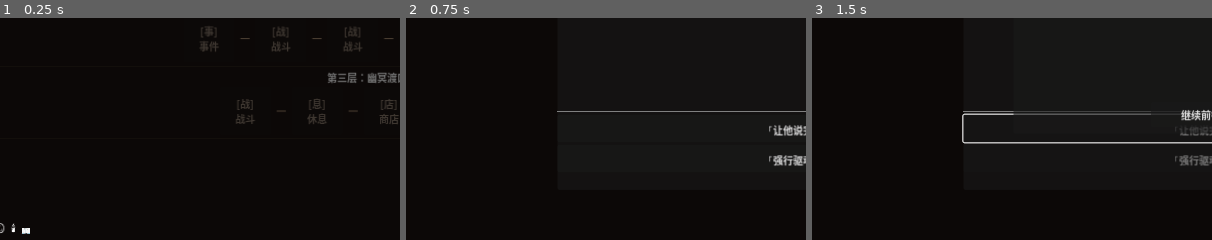
Above: before the commit, frames 1-3 (left to right).
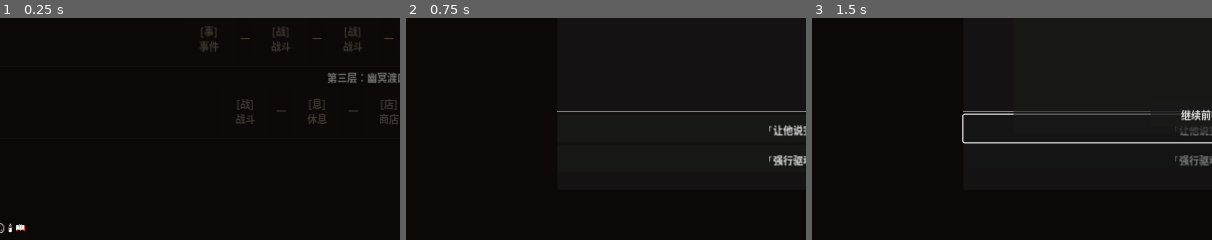
Above: after the commit, the same moments.

Repository: qianhua76123-pixel/soul-ferry
Game: Godot game, scene res://scenes/MapScene.tscn
The game is run twice, just before and just after one commit, with the same random seed, the same clock (stepped at 60 frames per second) and the same inputs.
Inputs:
- Up to frame 1 (0.25 s): no input
- Up to frame 2 (0.75 s): click "[事] 事件" at 0.5 s
- Up to frame 3 (1.5 s): click "「让他说完。」" at 1.25 s
The pictures show only the part of the screen within x 1-51%, y 50-100%; the shares and areas given below are measured in that part.

The runs differ from the first frame. In frame 1, 0.2% of the frame differs, in the area x 2-8%, y 92-98%; in frame 2, nothing differs; in frame 3, nothing differs.

Commit message:
feat: Task 1.1 RelicManager — 遗物运行时系统完整实现
新增：
- RelicManager.gd（第5个 Autoload 单例）
  - 10个遗物全部实现运行时效果
  - 铜镜碎片：战斗开始感知敌人情绪
  - 烧骨片：镇压后+2护盾（通过信号通知 BattleScene）
  - 清明牌：回合开始定=0时自动+1
  - 五情结：五情全>0时额外+1费用
  - 阴阳笔：打定牌后随机其他情绪+1（上限3）
  - 魂魄炉：回合开始随机降低一张手牌费用1
  - 思乡片：悲≥3自动回血5（每回合一次）
  - 渡魂册：渡化成功+3最大HP（触发动画信号）
  - 问路香：每战一次预览意图
  - 年画眼：一局一次事件预览
  - relic_triggered 信号 → BattleScene 浮现金色提示

接入：
- project.godot 注册 RelicManager autoload（第5个）
- BattleScene: 接入 on_battle_start/on_turn_start/on_victory_zhenya
- BattleScene: 新增 _show_relic_popup() 浮现提示动画
- MapScene: 遗物栏显示完整10个图标+tooltip
- GameState.new_run(): 清空 RelicManager 状态

代码规范：
- 统一 emit_signal() → signal.emit() 写法

Diff:
--- a/project.godot
+++ b/project.godot
@@ -21,6 +21,7 @@
 CardDatabase="*res://scripts/autoload/CardDatabase.gd"
 DeckManager="*res://scripts/autoload/DeckManager.gd"
 GameState="*res://scripts/autoload/GameState.gd"
+RelicManager="*res://scripts/autoload/RelicManager.gd"
 
 [display]
 
--- a/scripts/autoload/GameState.gd
+++ b/scripts/autoload/GameState.gd
@@ -33,7 +33,13 @@
 	visited_nodes = []; relics = []; choice_history = []
 	du_hua_count = 0; zhen_ya_count = 0; route_tendency = ""
 	if has_meta("pending_enemy_id"): remove_meta("pending_enemy_id")
+	if has_meta("map_data"): remove_meta("map_data")
 	EmotionManager.reset_all()
+	# 清空 RelicManager（RelicManager 监听 relic_added 信号，new_run 后重新 add）
+	if Engine.has_singleton("RelicManager"):
+		RelicManager.active_relics = []
+		RelicManager.nianhua_used_this_run = false
+		RelicManager._wuqing_bonus_active = false
 	add_relic("tong_jing_sui")
 	add_relic("wenlu_xiang")
 	add_relic("duhun_ce")
--- /dev/null
+++ b/scripts/autoload/RelicManager.gd
@@ -0,0 +1,211 @@
+extends Node
+
+## RelicManager.gd - 遗物运行时系统（第5个 Autoload 单例）
+## 注意：不要加 class_name，否则与 autoload 同名冲突
+
+signal relic_triggered(relic_id: String, effect_desc: String)
+
+# ── 当前持有的遗物数据（从 relics.json 加载的完整 Dict）
+var active_relics: Array = []
+
+# ── 各遗物的内部状态
+var _wenlu_used_this_battle: bool  = false   # 问路香：每战一次
+var _sixiang_triggered_this_turn: bool = false  # 思乡片：每回合一次
+var _wuqing_bonus_active: bool    = false   # 五情结：附加费用状态
+
+# ── 所有遗物原始数据缓存（从 JSON 加载）
+var _all_relics_data: Dictionary = {}
+
+# ════════════════════════════════════════════
+#  初始化
+# ════════════════════════════════════════════
+func _ready() -> void:
+	_load_relic_data()
+	# 连接已有信号
+	DeckManager.card_played.connect(_on_card_played)
+	DeckManager.hand_updated.connect(_on_hand_updated)
+	EmotionManager.emotion_changed.connect(_on_emotion_changed)
+	EmotionManager.dominant_changed.connect(_on_dominant_changed)
+	EmotionManager.emotions_reset.connect(_on_emotions_reset)
+	GameState.relic_added.connect(_on_relic_added_by_gamestate)
+
+func _load_relic_data() -> void:
+	var file = FileAccess.open("res://data/relics.json", FileAccess.READ)
+	if not file:
+		push_error("RelicManager: 无法打开 relics.json"); return
+	var json = JSON.new()
+	if json.parse(file.get_as_text()) != OK:
+		push_error("RelicManager: JSON 解析失败"); file.close(); return
+	file.close()
+	for relic in json.get_data().get("relics", []):
+		_all_relics_data[relic.get("id", "")] = relic
+
+# ════════════════════════════════════════════
+#  公共 API
+# ════════════════════════════════════════════
+func add_relic(relic_id: String) -> void:
+	if has_relic(relic_id): return
+	var data = _all_relics_data.get(relic_id, {})
+	if data.is_empty():
+		push_warning("RelicManager: 未知遗物 ID: " + relic_id); return
+	active_relics.append(data.duplicate(true))
+	relic_triggered.emit(relic_id, "获得遗物：" + data.get("name","???"))
+
+func remove_relic(relic_id: String) -> void:
+	for i in len(active_relics):
+		if active_relics[i].get("id","") == relic_id:
+			active_relics.remove_at(i); return
+
+func has_relic(relic_id: String) -> bool:
+	for r in active_relics:
+		if r.get("id","") == relic_id: return true
+	return false
+
+func get_relic_names() -> Array:
+	return active_relics.map(func(r): return r.get("name","???"))
+
+# 战斗开始时由 BattleScene 调用
+func on_battle_start(enemy_data: Dictionary) -> void:
+	_wenlu_used_this_battle = false
+	_effect_tong_jing_sui_on_battle_start(enemy_data)
+
+# 回合开始时由 BattleScene 调用
+func on_turn_start() -> void:
+	_sixiang_triggered_this_turn = false
+	_effect_qingming_pai_on_turn_start()
+	_effect_hun_bo_lu_on_turn_start()
+	_update_wuqing_jie()
+
+# 回合结束时由 BattleScene 调用
+func on_turn_end() -> void:
+	pass
+
+# 镇压胜利时由 BattleScene 调用
+func on_victory_zhenya() -> void:
+	_effect_shaogu_pian_on_zhenya()
+
+# 渡化成功时已由 GameState.record_du_hua() 处理（+3max_hp）
+# 此处额外触发动画信号
+func on_du_hua_success() -> void:
+	if has_relic("duhun_ce"):
+		relic_triggered.emit("duhun_ce", "渡魂册：最大HP +3")
+
+# ════════════════════════════════════════════
+#  信号响应
+# ════════════════════════════════════════════
+func _on_relic_added_by_gamestate(relic_id: String) -> void:
+	add_relic(relic_id)
+
+func _on_card_played(card: Dictionary) -> void:
+	_effect_yin_yang_bi_on_card_played(card)
+
+func _on_hand_updated(_hand: Array) -> void:
+	# 检查五情结的额外费用加成（手牌更新后重算）
+	_update_wuqing_jie()
+
+func _on_emotion_changed(emotion: String, _old: int, new_val: int) -> void:
+	# 思乡片：悲≥3自动回血
+	if emotion == "grief" and new_val >= 3:
+		_effect_sixiang_pian_on_grief()
+
+func _on_dominant_changed(_old: String, _new: String) -> void:
+	pass
+
+func _on_emotions_reset() -> void:
+	_wuqing_bonus_active = false
+
+# ════════════════════════════════════════════
+#  遗物效果实现
+# ════════════════════════════════════════════
+
+## 铜镜碎片 — 战斗开始时显示敌人主导情绪（信息型，不影响数值）
+func _effect_tong_jing_sui_on_battle_start(enemy_data: Dictionary) -> void:
+	if not has_relic("tong_jing_sui"): return
+	var dominant = enemy_data.get("dominant_emotion", "")
+	if dominant != "":
+		relic_triggered.emit("tong_jing_sui",
+			"铜镜碎片感知到：敌人情绪以「%s」为主" % EmotionManager.get_emotion_name(dominant))
+
+## 烧骨片 — 镇压后获得2护盾（由 on_victory_zhenya 调用）
+func _effect_shaogu_pian_on_zhenya() -> void:
+	if not has_relic("shaogu_pian"): return
+	# 护盾通过 BattleStateMachine 处理，这里发信号通知
+	relic_triggered.emit("shaogu_pian", "烧骨片：获得 2 护盾")
+	# 直接修改 BattleScene 里的 state_machine.player_shield
+	# 由于 RelicManager 不持有场景引用，通过信号通知
+	relic_triggered.emit("shaogu_pian_shield_2", "+2护盾")
+
+## 清明牌 — 回合开始，定=0时自动+定1
+func _effect_qingming_pai_on_turn_start() -> void:
+	if not has_relic("qingming_pai"): return
+	if EmotionManager.values.get("calm", 0) == 0:
+		EmotionManager.modify("calm", 1)
+		relic_triggered.emit("qingming_pai", "清明牌：定 +1")
+
+## 五情结 — 五情全部>0时，额外+1费（修改 DeckManager.max_cost）
+func _update_wuqing_jie() -> void:
+	if not has_relic("wuqing_jie"): return
+	var all_positive = true
+	for emotion in EmotionManager.EMOTIONS:
+		if EmotionManager.values[emotion] == 0:
+			all_positive = false; break
+	if all_positive and not _wuqing_bonus_active:
+		DeckManager.max_cost += 1
+		DeckManager.current_cost = min(DeckManager.current_cost + 1, DeckManager.max_cost)
+		_wuqing_bonus_active = true
+		relic_triggered.emit("wuqing_jie", "五情结：费用上限 +1")
+	elif not all_positive and _wuqing_bonus_active:
+		DeckManager.max_cost = max(DeckManager.BASE_COST, DeckManager.max_cost - 1)
+		_wuqing_bonus_active = false
+
+## 阴阳笔 — 打出定类牌时，随机为另一情绪+1（不超过3，不触发失调）
+func _effect_yin_yang_bi_on_card_played(card: Dictionary) -> void:
+	if not has_relic("yin_yang_bi"): return
+	if card.get("emotion_tag","") != "calm": return
+	var others = ["rage","fear","grief","joy"]
+	others.shuffle()
+	for emotion in others:
+		if EmotionManager.values[emotion] < 3:   # 上限3，不触发失调
+			EmotionManager.modify(emotion, 1)
+			relic_triggered.emit("yin_yang_bi",
+				"阴阳笔：%s +1" % EmotionManager.get_emotion_name(emotion))
+			return
+
+## 魂魄炉 — 每回合开始时随机降低一张手牌费用1点
+func _effect_hun_bo_lu_on_turn_start() -> void:
+	if not has_relic("hun_bo_lu"): return
+	if DeckManager.hand.is_empty(): return
+	var hand = DeckManager.hand
+	var target_idx = randi() % len(hand)
+	var card = hand[target_idx]
+	var old_cost = card.get("cost", 0)
+	if old_cost > 0:
+		hand[target_idx]["cost"] = old_cost - 1
+		DeckManager.hand_updated.emit(DeckManager.hand)
+		relic_triggered.emit("hun_bo_lu",
+			"魂魄炉：「%s」费用 -1" % card.get("name","???"))
+
+## 思乡片 — 悲≥3时自动回复5HP（每回合最多一次）
+func _effect_sixiang_pian_on_grief() -> void:
+	if not has_relic("si_xiang_pian"): return
+	if _sixiang_triggered_this_turn: return
+	_sixiang_triggered_this_turn = true
+	GameState.heal(5)
+	relic_triggered.emit("si_xiang_pian", "思乡片：回复 5 HP")
+
+## 问路香 — 每战一次，预览敌人意图（在 BattleScene 调用 use_wenlu_xiang()）
+func use_wenlu_xiang() -> bool:
+	if not has_relic("wenlu_xiang"): return false
+	if _wenlu_used_this_battle: return false
+	_wenlu_used_this_battle = true
+	relic_triggered.emit("wenlu_xiang", "问路香：感知敌人意图")
+	return true
+
+## 年画眼 — 事件预览（一局一次），由 EventScene 查询
+var nianhua_used_this_run: bool = false
+func use_nianhua_yan() -> bool:
+	if not has_relic("nianhua_yan"): return false
+	if nianhua_used_this_run: return false
+	nianhua_used_this_run = true
+	relic_triggered.emit("nianhua_yan", "年画眼：看清事件真相")
+	return true
--- a/scripts/battle/BattleScene.gd
+++ b/scripts/battle/BattleScene.gd
@@ -45,11 +45,18 @@
 	du_hua_btn.pressed.connect(_on_du_hua_pressed)
 	result_btn.pressed.connect(_on_result_continue)
 
+	# 连接 RelicManager 触发信号 → UI 提示
+	RelicManager.relic_triggered.connect(_on_relic_triggered)
+	# 连接渡化成功
+	state_machine.du_hua_succeeded.connect(func(_eid): RelicManager.on_du_hua_success())
+
 	var enemy_id = GameState.get_meta("pending_enemy_id", "yuan_gui")
 	state_machine.start_battle(str(enemy_id))
 
 func _on_battle_started(enemy_data: Dictionary) -> void:
 	enemy_name_label.text   = "── %s ──" % enemy_data.get("name", "???")
+	# 遗物：战斗开始触发
+	RelicManager.on_battle_start(enemy_data)
 	enemy_hp_bar.max_value  = enemy_data.get("hp", 100)
 	enemy_hp_bar.value      = enemy_data.get("hp", 100)
 	enemy_shield_label.text = "🛡 0"
@@ -62,6 +69,8 @@
 	end_turn_btn.disabled = false
 	du_hua_btn.visible    = false
 	disorder_warning.text = ""
+	# 遗物：回合开始触发（DeckManager.on_turn_start 之后，手牌已摸完）
+	RelicManager.on_turn_start()
 	_update_hud()
 
 func _on_card_effect(_card: Dictionary, result: Dictionary) -> void:
@@ -75,6 +84,9 @@
 	_last_battle_result = result
 	end_turn_btn.disabled = true
 	result_panel.visible  = true
+	# 遗物：镇压胜利触发烧骨片等
+	if result == "victory":
+		RelicManager.on_victory_zhenya()
 	match result:
 		"victory":
 			result_label.text = "镇压成功\n\n亡魂已被强行驱散。"
@@ -85,6 +97,26 @@
 		"defeat":
 			result_label.text = "你也困在这里了\n\n渡魂人，渡人先渡己。"
 			result_btn.text   = "重新开始"
+
+## 遗物触发时在屏幕左上角浮现提示
+func _on_relic_triggered(relic_id: String, effect_desc: String) -> void:
+	# 烧骨片护盾：直接加到 state_machine
+	if relic_id == "shaogu_pian_shield_2":
+		state_machine.player_shield += 2
+		player_shield_label.text = "🛡 %d" % state_machine.player_shield
+	_show_relic_popup(effect_desc)
+
+func _show_relic_popup(desc: String) -> void:
+	var lbl = Label.new()
+	lbl.text = "✦ " + desc
+	lbl.add_theme_color_override("font_color", Color(0.85, 0.72, 0.0))
+	lbl.add_theme_font_size_override("font_size", 13)
+	add_child(lbl)
+	lbl.position = Vector2(12, 80 + randf_range(0, 20))
+	var tween = create_tween()
+	tween.tween_property(lbl, "position:y", lbl.position.y - 40, 1.2)
+	tween.parallel().tween_property(lbl, "modulate:a", 0.0, 1.2)
+	tween.tween_callback(lbl.queue_free)
 
 func _on_du_hua_available(desc: String) -> void:
 	du_hua_btn.visible     = true
--- a/scripts/battle/BattleStateMachine.gd
+++ b/scripts/battle/BattleStateMachine.gd
@@ -46,7 +46,7 @@
 	joy_cards_played_this_turn = 0
 	du_hua_triggered = false
 	current_state = STATE_BATTLE_START
-	emit_signal("battle_started", enemy_data)
+	battle_started.emit(enemy_data)
 	_begin_player_turn()
 
 func _load_enemy(enemy_id: String) -> Dictionary:
@@ -69,7 +69,7 @@
 	DeckManager.on_turn_start()
 	if EmotionManager.is_disorder("fear"):
 		DeckManager.discard_random()
-	emit_signal("player_turn_started", current_turn)
+	player_turn_started.emit(current_turn)
 
 func play_card(card: Dictionary) -> bool:
 	if current_state != STATE_PLAYER_TURN:
@@ -79,7 +79,7 @@
 		current_state = STATE_PLAYER_TURN
 		return false
 	var result = _apply_card_effect(card)
-	emit_signal("card_effect_applied", card, result)
+	card_effect_applied.emit(card, result)
 	if card.get("emotion_tag", "") == "joy":
 		joy_cards_played_this_turn += 1
 	else:
@@ -100,7 +100,7 @@
 
 func _begin_enemy_turn() -> void:
 	current_state = STATE_ENEMY_TURN
-	emit_signal("enemy_turn_started")
+	enemy_turn_started.emit()
 	var action = _choose_enemy_action()
 	_execute_enemy_action(action)
 	if GameState.hp > 0:
@@ -175,12 +175,12 @@
 func _trigger_du_hua() -> void:
 	du_hua_triggered = true
 	var desc = enemy_data.get("du_hua_condition", {}).get("description", "渡化条件已满足")
-	emit_signal("du_hua_available", desc)
+	du_hua_available.emit(desc)
 
 func confirm_du_hua() -> void:
 	if not du_hua_triggered: return
 	GameState.record_du_hua(enemy_data.get("id", ""))
-	emit_signal("du_hua_succeeded", enemy_data.get("id", ""))
+	du_hua_succeeded.emit(enemy_data.get("id",""))
 	_end_battle("du_hua")
 
 func _choose_enemy_action() -> Dictionary:
@@ -225,4 +225,4 @@
 	current_state = STATE_BATTLE_END
 	if result == "victory":
 		GameState.record_zhen_ya(enemy_data.get("id", ""))
-	emit_signal("battle_ended", result)
+	battle_ended.emit(result)
--- a/scripts/event/EventScene.gd
+++ b/scripts/event/EventScene.gd
@@ -169,5 +169,5 @@
 	result_label.text = desc
 
 func _on_continue_pressed() -> void:
-	emit_signal("event_completed", _current_event)
+	event_completed.emit(_current_event)
 	get_tree().change_scene_to_file("res://scenes/MapScene.tscn")
--- a/scripts/map/MapScene.gd
+++ b/scripts/map/MapScene.gd
@@ -36,6 +36,7 @@
 
 	GameState.hp_changed.connect(func(_o,_n): _update_status())
 	GameState.gold_changed.connect(func(_o,_n): _update_status())
+	GameState.relic_added.connect(func(_id): _render_relics())
 
 	# 加载或生成地图数据
 	if GameState.has_meta("map_data"):
@@ -178,11 +179,16 @@
 
 func _render_relics() -> void:
 	for child in relic_bar.get_children(): child.queue_free()
-	var relic_icons = {"tong_jing_sui":"🪞","wenlu_xiang":"🕯","duhun_ce":"📖"}
+	var relic_icons = {
+		"tong_jing_sui":"🪞","wenlu_xiang":"🕯","duhun_ce":"📖",
+		"shaogu_pian":"🦴","qingming_pai":"🪶","wuqing_jie":"🎀",
+		"nianhua_yan":"👁","yin_yang_bi":"✒","hun_bo_lu":"🔥","si_xiang_pian":"🌾",
+	}
 	for rid in GameState.relics:
-		var lbl = Label.new()
-		lbl.text = relic_icons.get(rid, "◈") + " "
-		lbl.tooltip_text = rid
+		var data = RelicManager._all_relics_data.get(rid, {})
+		var lbl  = Label.new()
+		lbl.text = relic_icons.get(rid, "◈")
+		lbl.tooltip_text = data.get("name","???") + "\n" + data.get("effect","")
 		relic_bar.add_child(lbl)
 
 func _update_status() -> void:
--- a/scripts/ui/CardUI.gd
+++ b/scripts/ui/CardUI.gd
@@ -52,4 +52,4 @@
 	if event is InputEventMouseButton:
 		if event.pressed and event.button_index == MOUSE_BUTTON_LEFT:
 			if is_playable:
-				emit_signal("card_clicked", card_data)
+				card_clicked.emit(card_data)
--- a/scripts/ui/CardUINode.gd
+++ b/scripts/ui/CardUINode.gd
@@ -106,7 +106,7 @@
 func _gui_input(event: InputEvent) -> void:
 	if event is InputEventMouseButton:
 		if event.pressed and event.button_index == MOUSE_BUTTON_LEFT and is_playable:
-			emit_signal("card_clicked", card_data)
+			card_clicked.emit(card_data)
 			var tween = create_tween()
 			tween.tween_property(self,"scale",Vector2(0.9,0.9),0.05)
 			tween.tween_property(self,"scale",Vector2(1.0,1.0),0.1)
Not shown, added: DEBUG_RELICS.md
